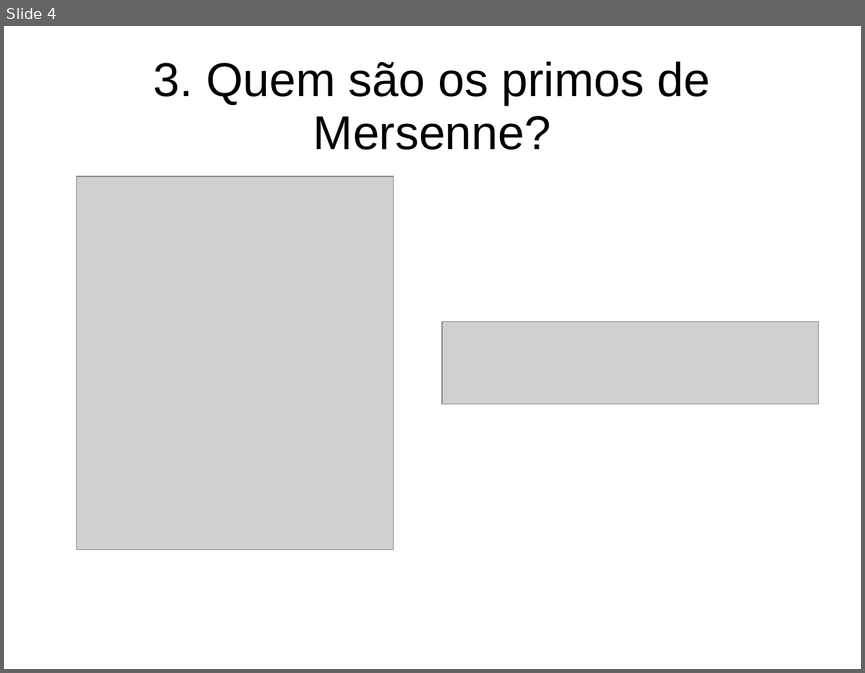
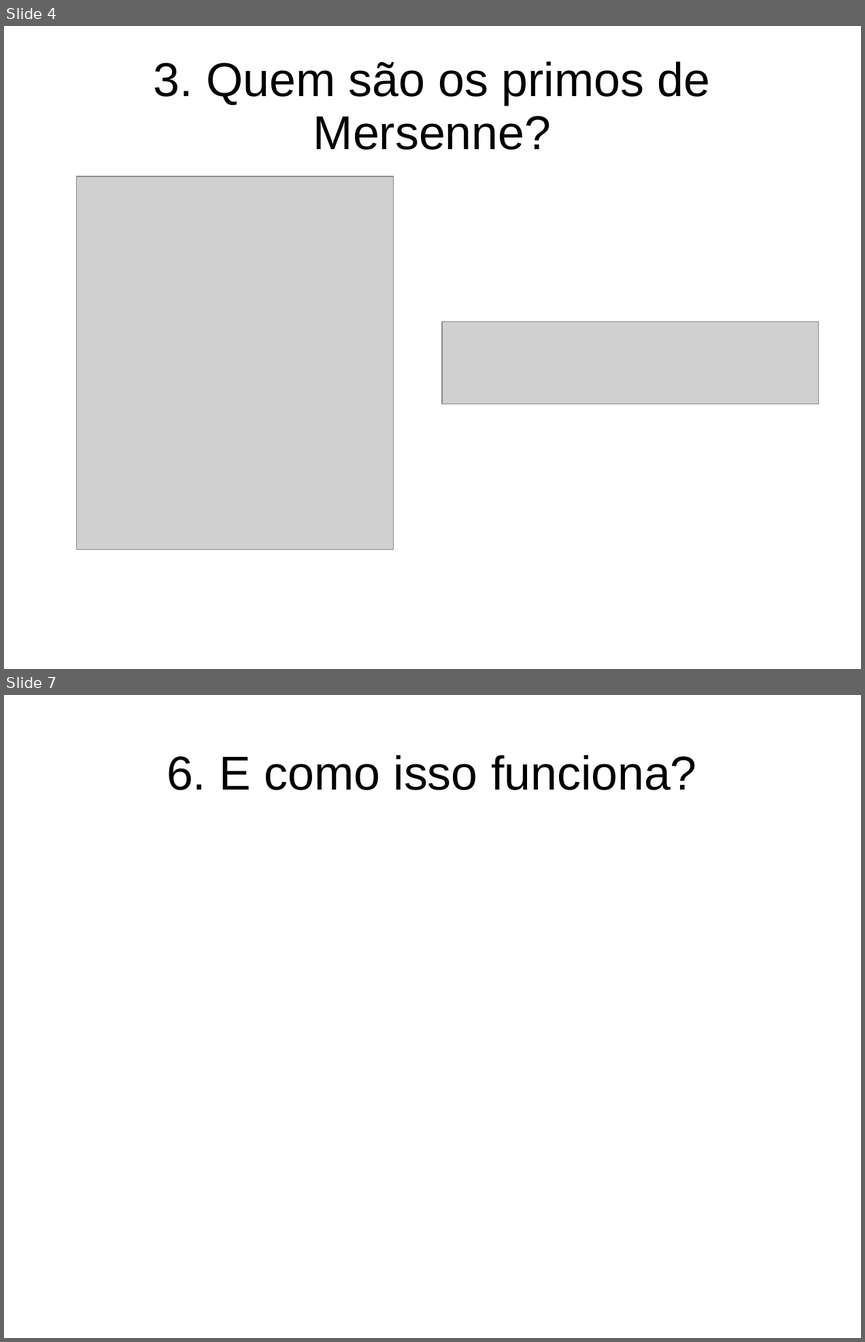
Before and after one commit to DaviAragao/clusterPrime, a slide deck: apresentacao.ppt. Shown one above the other, each under a label of ours: slide 4 before the commit, slides 4 and 7 after it; the slides between them are not shown. The pictures are 865x673 and 865x1342 pixels, drawn with LibreOffice and Linux fonts; fonts in the diff are those of the drawing; grey boxes stand for pictures. Boxes give left, top, right and bottom in pixels: in the first picture for what was removed or moved away, otherwise in the second. Text is boxed around its words. In the diff, an @@ line names an element or a change of style, - is before the commit and + after.

```diff
--- a/apresentacao.ppt
+++ b/apresentacao.ppt
@@ slide 7 added at <box>4,695,861,1338</box>, background #FFFFFF @@
@@ title added at <box>167,755,697,790</box>, 44 pt, text #000000 @@
+6. E como isso funciona?
```
Also in this commit, not shown: 3 slides changed, 2 other slides added, 1 slide removed.
